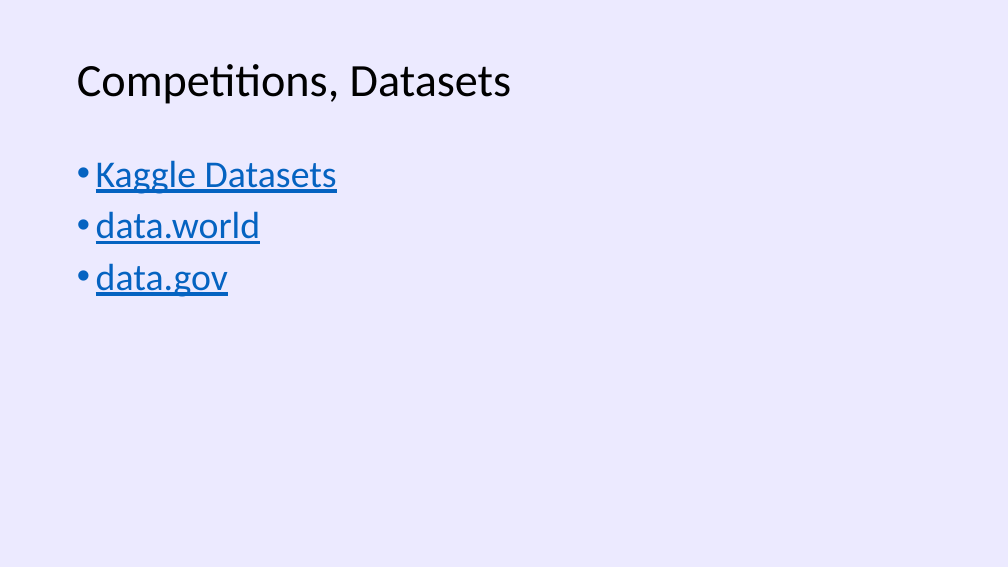
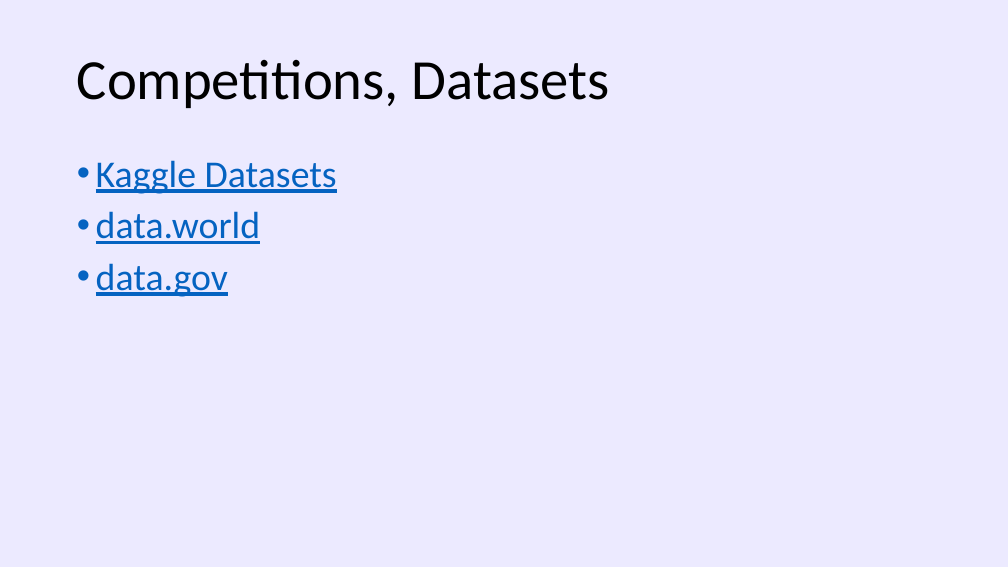
Before and after one commit to DataSciencePros/data_science_workshop, a slide deck: slide 15 of slides/intro to machine learning with scikit-learn.pptx. Drawn at 1008x567 pixels with LibreOffice and Linux fonts; fonts in the diff are those of the drawing. Boxes give left, top, right and bottom in pixels: in the first picture for what was removed or moved away, otherwise in the second. Text is boxed around its words. In the diff, an @@ line names an element or a change of style, - is before the commit and + after.

```diff
--- a/slides/intro to machine learning with scikit-learn.pptx
+++ b/slides/intro to machine learning with scikit-learn.pptx
@@ title "Competitions, Datasets" at bbox=[77, 60, 610, 108]: size 44 to 54 pt @@
```
Also in this commit, not shown: 2 other slides changed, 2 slides added, 2 slides removed, 1 other file.
